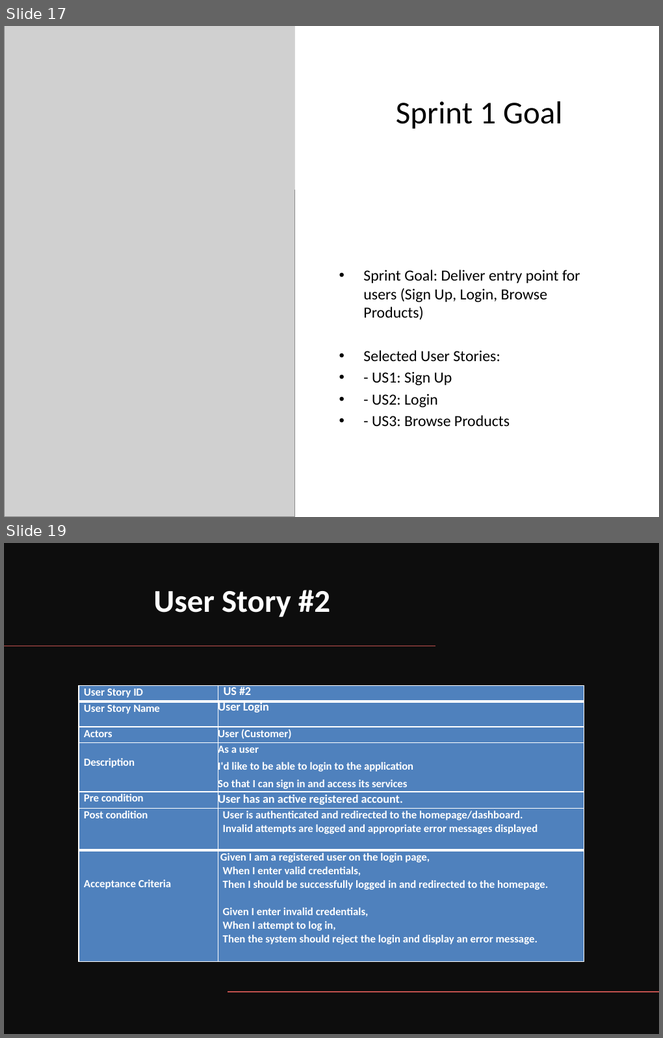
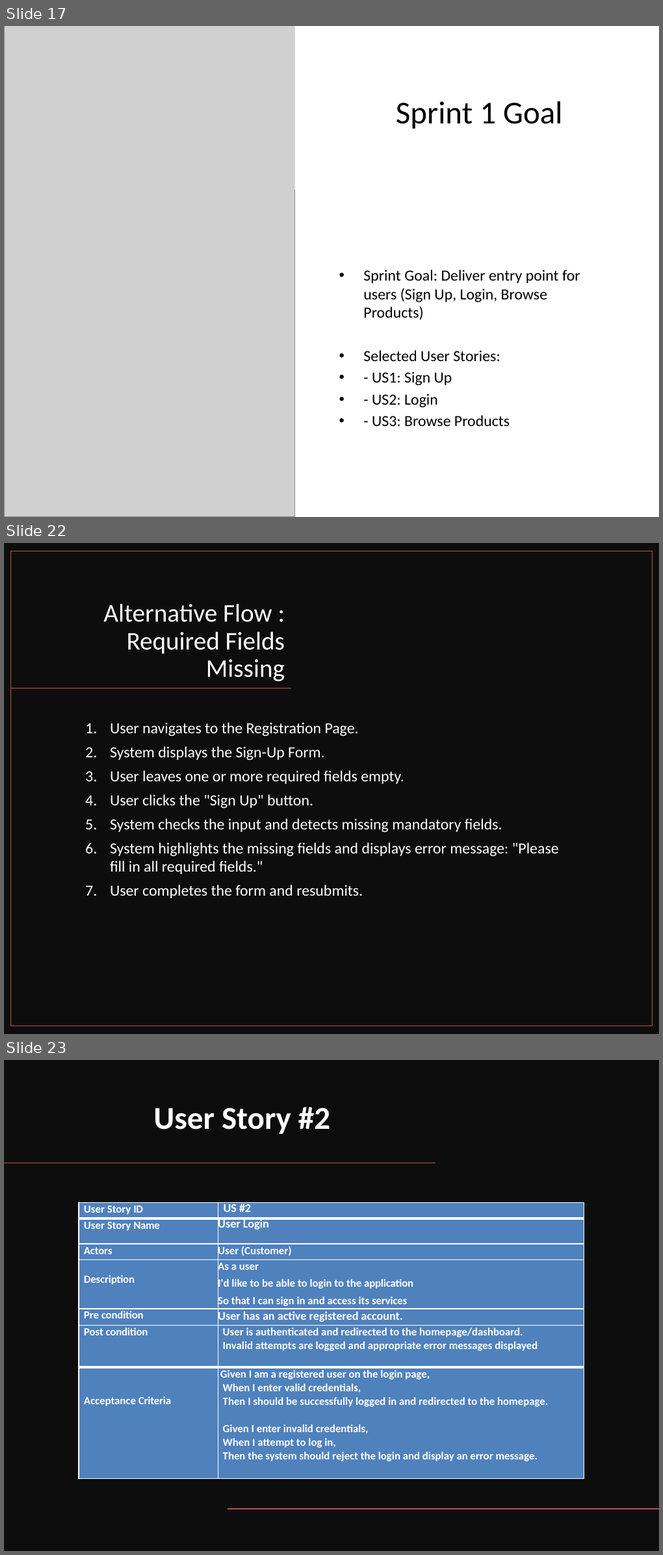
Before and after one commit to AmrKhaled77/IS-project-, a slide deck: for submation/sprint 1 +Backlog/Sprint1_Deliverables_Template.pptx. Shown one above the other, each under a label of ours: slides 17 and 19 before the commit, slides 17, 22 and 23 after it; the slides between them are not shown. The pictures are 663x1038 and 663x1555 pixels, drawn with LibreOffice and Linux fonts; fonts in the diff are those of the drawing; grey boxes stand for pictures. Boxes give left, top, right and bottom in pixels: in the first picture for what was removed or moved away, otherwise in the second. Text is boxed around its words. In the diff, an @@ line names an element or a change of style, - is before the commit and + after.

```diff
--- a/for submation/sprint 1 +Backlog/Sprint1_Deliverables_Template.pptx
+++ b/for submation/sprint 1 +Backlog/Sprint1_Deliverables_Template.pptx
@@ slide 22 added at box(4, 543, 659, 1034), background #FFFFFF @@
@@ rectangle added at box(4, 543, 659, 1034), fill #0D0D0D @@
@@ rectangle added at box(10, 551, 652, 1027), outline #C0504D 1 pt @@
@@ title added at box(103, 603, 285, 681), 28 pt, text #FFFFFF @@
+Alternative Flow : Required Fields Missing
@@ line added from (292, 689) to (10, 689), #C0504D 1 pt @@
@@ text added at box(110, 722, 559, 899), 17 pt, text #FFFFFF @@
+1. User navigates to the Registration Page.
+2. System displays the Sign-Up Form.
+3. User leaves one or more required fields empty.
+4. User clicks the "Sign Up" button.
+5. System checks the input and detects missing mandatory fields.
+6. System highlights the missing fields and displays error message: "Please fill in all required fields."
+7. User completes the form and resubmits.
@@ what was slide 19 is now slide 23 @@
```
Also in this commit, not shown: 3 slides changed, 10 other slides added.
